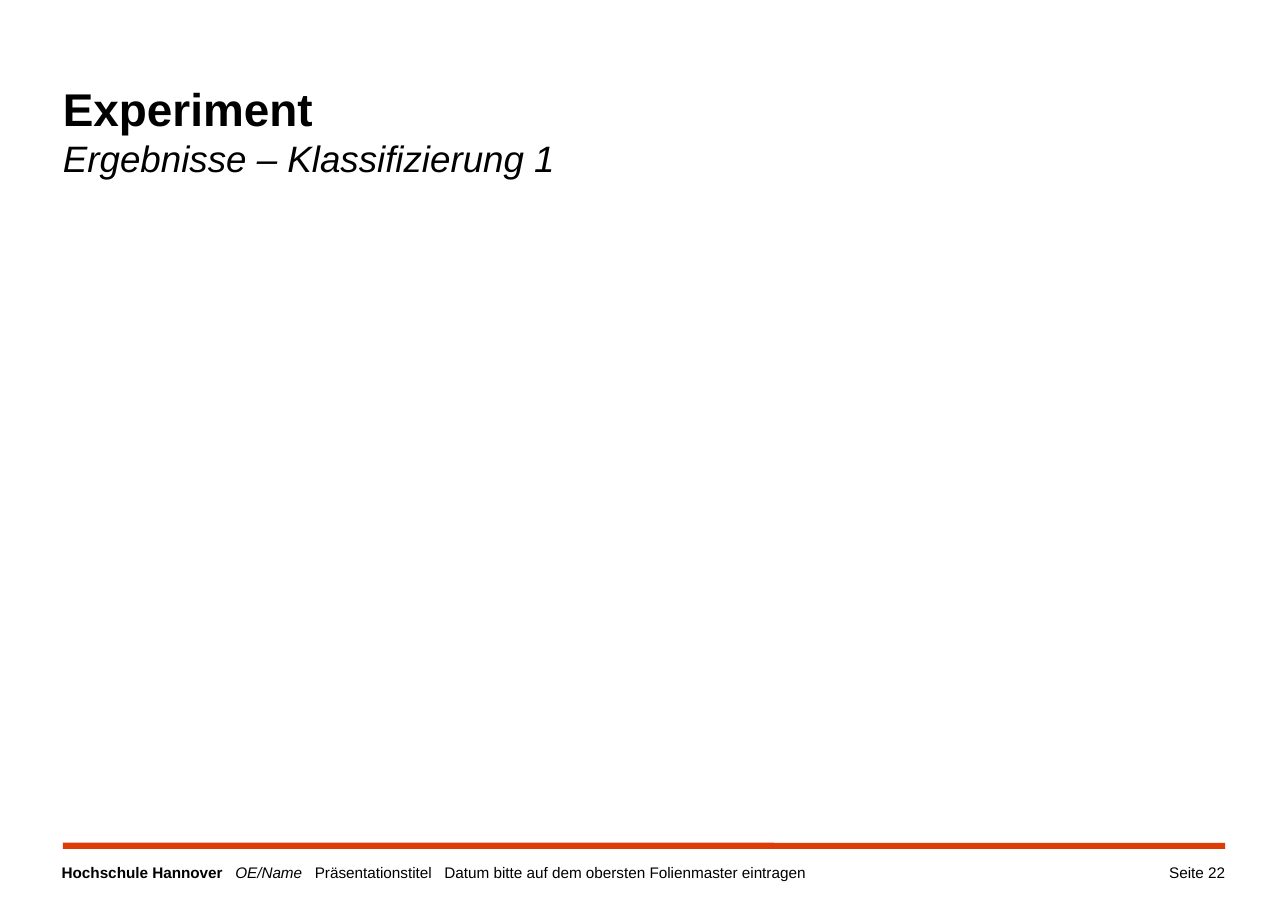
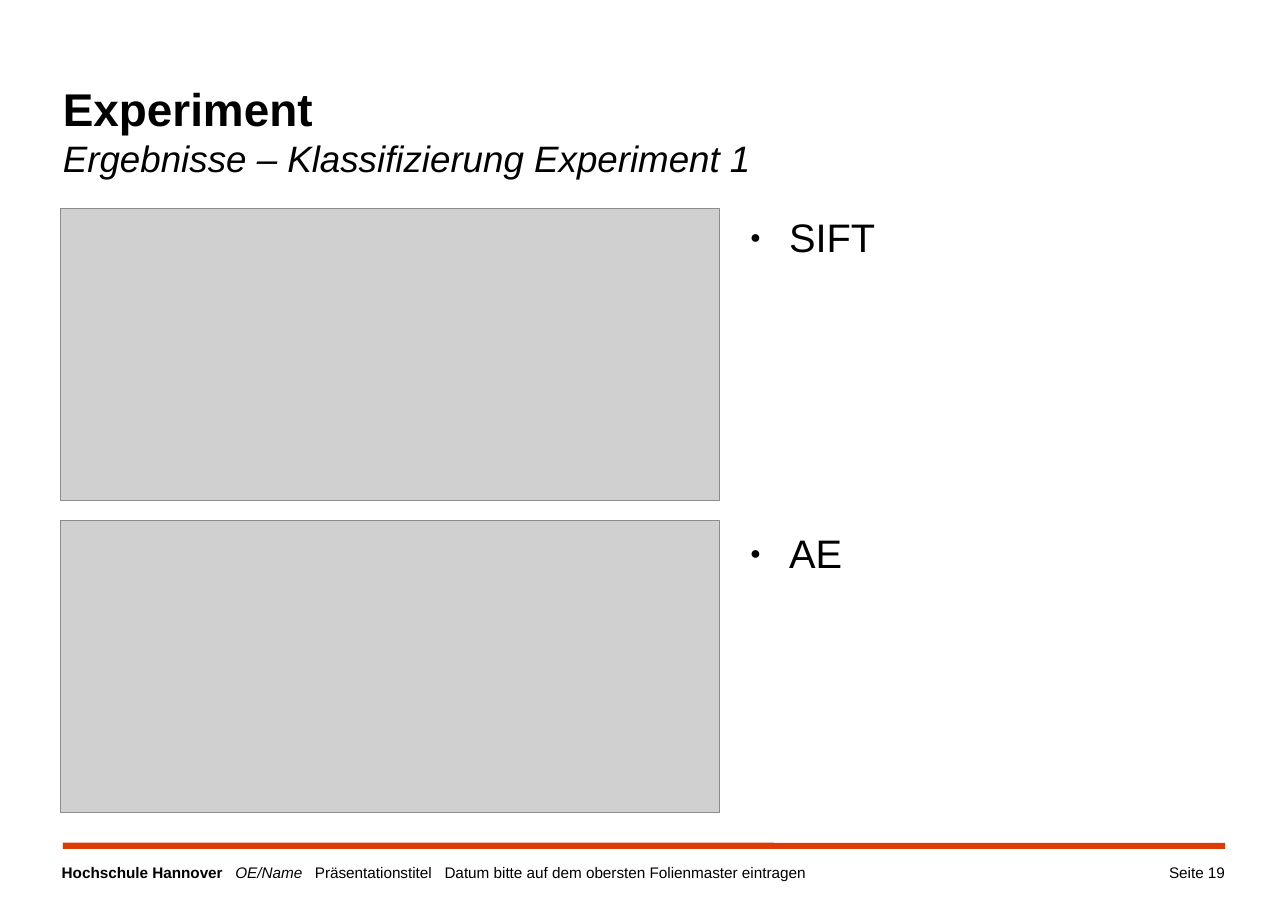
Before and after one commit to a-cl/ma-thesis, a slide deck: slide 19 of kolloquim.pptx (slide 22 before the commit). Drawn at 1288x911 pixels with LibreOffice and Linux fonts; fonts in the diff are those of the drawing; grey boxes stand for pictures; background and template pictures are left out. Boxes give left, top, right and bottom in pixels: in the first picture for what was removed or moved away, otherwise in the second. Text is boxed around its words. In the diff, an @@ line names an element or a change of style, - is before the commit and + after.

```diff
--- a/kolloquim.pptx
+++ b/kolloquim.pptx
@@ text at (x1=63, y1=92, x2=750, y2=179): text changed @@
-Experiment
-Ergebnisse – Klassifizierung 1
+Experiment
+Ergebnisse – Klassifizierung Experiment 1
@@ picture added at (x1=61, y1=208, x2=719, y2=500) @@
@@ text added at (x1=789, y1=224, x2=875, y2=253), 26 pt, text #000000 @@
+● SIFT
@@ picture added at (x1=61, y1=520, x2=719, y2=813) @@
@@ text added at (x1=789, y1=540, x2=842, y2=568), 26 pt, text #000000 @@
+● AE
@@ page number at (x1=1169, y1=867, x2=1225, y2=878): text changed @@
-Seite 22
+Seite 19
```
Also in this commit, not shown: 11 other slides changed, 11 slides added, 12 slides removed.
